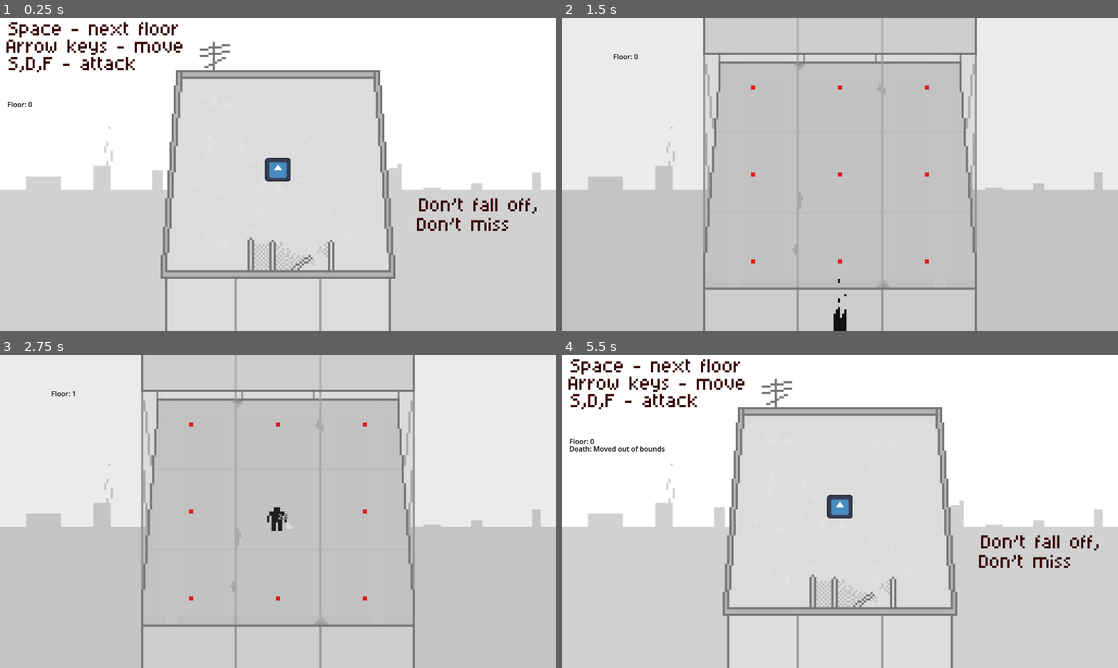
Above: before the commit, frames 1-4 (two rows, left to right).
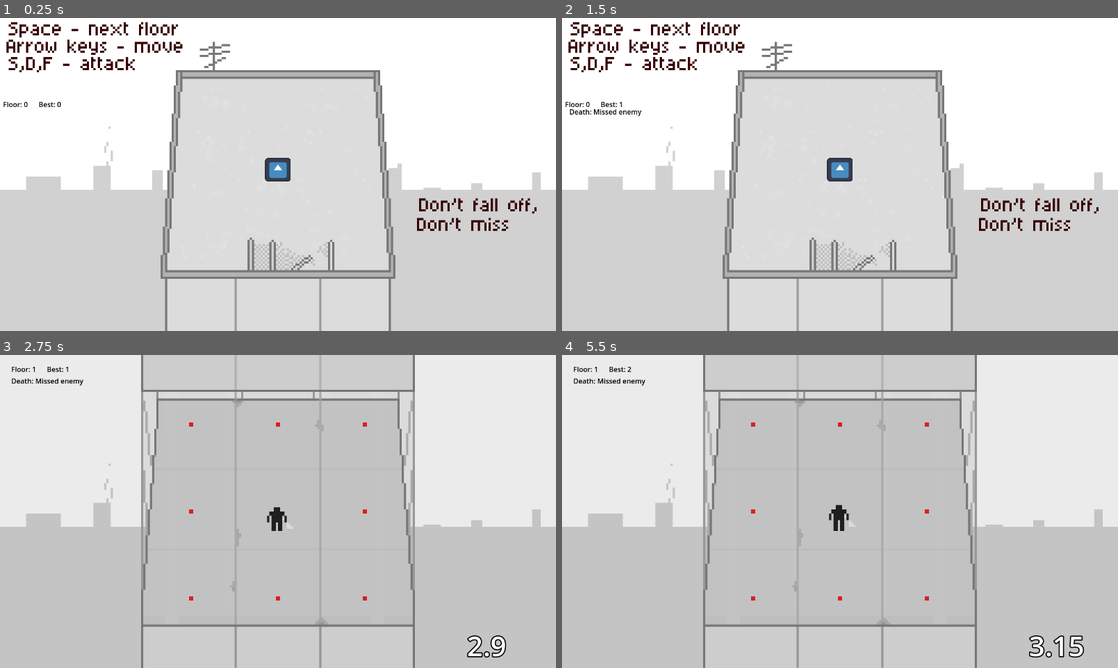
Above: after the commit, the same moments.

Repository: IsvyRed/Hatch
Game: Godot game, scene res://Gameplay Elements/rooftop.tscn
Two runs of this game, one before a commit and one after it. Both use one fixed random seed, a clock stepped at 60 frames per second and the inputs below. The engine's default icon, where the game draws it, is replaced by a stand-in: a white triangle on a blue panel in a dark square.
Inputs:
- Up to frame 1 (0.25 s): no input
- Up to frame 2 (1.5 s): tap Enter at 0.5 s; hold Right (Right) 0.53-1.28 s; tap S (Attack) at 0.6 s; tap D (Attack1) at 0.8, 1.35 s; tap Space (Next Floor) at 1.25 s; hold Down (Down) from 1.28 s (still down)
- Up to frame 3 (2.75 s): tap F (Attack2) at 1.55, 2.1 s; tap Enter at 2 s; release Down (Down) at 2.03 s; hold Right (Right) from 2.03 s (still down); tap Space (Next Floor) at 2.3 s
- Up to frame 4 (5.5 s): release Right (Right) at 2.78 s; hold Up (Up) 2.78-3.53 s; tap Space (Next Floor) at 2.85, 3.5, 5, 5.3 s; tap S (Attack) at 3.05, 3.6 s; hold Left (Left) 3.53-5.03 s; tap D (Attack1) at 3.8, 4.35 s; tap Enter at 4.25 s; tap F (Attack2) at 4.55, 5.1 s; hold Down (Down) from 5.03 s (still down)

The runs differ from the first frame. In frame 1, less than 0.1% of the frame differs, in the area x 0-11%, y 26-29%; in frame 2, 41%; in frame 3, 0.5%; in frame 4, 41%, in the area x 1-97%, y 0-100%.

Commit message:
Custom viewport for main level
Cusotm viewport on level that locks resolution and can be bypassed via scene tree, in case some higher-resolution effect is needed

Still need to apply this to starter rooftop level

also added a high score tracker iguess

Diff:
--- a/Gameplay Elements/main_level.tscn
+++ b/Gameplay Elements/main_level.tscn
@@ -119,8 +119,6 @@
 position = Vector2(-141.37, 0)
 polygon = PackedVector2Array(419.37, 144, 452.37, 666, 499.37, 662, 495.37, 145)
 
-[node name="Camera2D" type="Camera2D" parent="."]
-
 [node name="Player" parent="." instance=ExtResource("1_1wh16")]
 
 [node name="HatchBackgroundBg" type="Sprite2D" parent="."]
@@ -142,10 +140,11 @@
 texture = ExtResource("6_rsaji")
 
 [node name="FloorCounter" parent="." instance=ExtResource("7_rsaji")]
-offset_left = -493.0
-offset_top = -272.0
-offset_right = -493.0
-offset_bottom = -272.0
+visible = false
+offset_left = -493.5
+offset_top = -283.5
+offset_right = -492.5
+offset_bottom = -260.5
 
 [node name="Label" parent="." instance=ExtResource("8_wbf2n")]
 offset_left = -539.0
--- /dev/null
+++ b/Gameplay Elements/main_level_container.tscn
@@ -0,0 +1,61 @@
+[gd_scene load_steps=6 format=3 uid="uid://he3j45lvd230"]
+
+[ext_resource type="PackedScene" uid="uid://c1ieq5spgoubg" path="res://Gameplay Elements/main_level.tscn" id="1_75317"]
+[ext_resource type="PackedScene" uid="uid://chwfq4c53qhjf" path="res://Testing Tools/floor_counter.tscn" id="2_fjdud"]
+[ext_resource type="PackedScene" uid="uid://buptinn0f7qfe" path="res://Testing Tools/label.tscn" id="3_xfokb"]
+[ext_resource type="Script" uid="uid://dk82ni81mdmmu" path="res://Gameplay Elements/visual_timer.gd" id="4_xfokb"]
+
+[sub_resource type="LabelSettings" id="LabelSettings_02urj"]
+font_size = 64
+outline_size = 10
+outline_color = Color(0, 0, 0, 1)
+
+[node name="MainLevelContainer" type="Node2D"]
+
+[node name="CanvasLayer" type="CanvasLayer" parent="."]
+
+[node name="SubViewportContainer" type="SubViewportContainer" parent="CanvasLayer"]
+anchors_preset = 15
+anchor_right = 1.0
+anchor_bottom = 1.0
+grow_horizontal = 2
+grow_vertical = 2
+stretch = true
+stretch_shrink = 5
+
+[node name="SubViewport" type="SubViewport" parent="CanvasLayer/SubViewportContainer"]
+handle_input_locally = false
+snap_2d_transforms_to_pixel = true
+canvas_item_default_texture_filter = 0
+size = Vector2i(256, 144)
+render_target_update_mode = 4
+
+[node name="MainLevel" parent="CanvasLayer/SubViewportContainer/SubViewport" instance=ExtResource("1_75317")]
+
+[node name="Camera2D" type="Camera2D" parent="CanvasLayer/SubViewportContainer/SubViewport"]
+zoom = Vector2(0.2, 0.2)
+
+[node name="FloorCounter" parent="CanvasLayer" instance=ExtResource("2_fjdud")]
+offset_left = 26.0
+offset_top = 21.0
+offset_right = 27.0
+offset_bottom = 44.0
+text = "PLACEHOLDER
+"
+
+[node name="Label" parent="CanvasLayer" instance=ExtResource("3_xfokb")]
+visible = true
+offset_left = 26.0
+offset_top = 48.0
+offset_right = 139.0
+offset_bottom = 71.0
+text = "PLACEHOLDER"
+
+[node name="VisualTimer" type="Label" parent="CanvasLayer"]
+offset_left = 1075.0
+offset_top = 624.0
+offset_right = 1266.0
+offset_bottom = 712.0
+text = "TIMER"
+label_settings = SubResource("LabelSettings_02urj")
+script = ExtResource("4_xfokb")
--- a/Gameplay Elements/player.tscn
+++ b/Gameplay Elements/player.tscn
@@ -126,10 +126,6 @@
 [sub_resource type="RectangleShape2D" id="RectangleShape2D_xxies"]
 size = Vector2(20, 41)
 
-[sub_resource type="LabelSettings" id="LabelSettings_v2t65"]
-outline_size = 3
-outline_color = Color(0, 0, 0, 1)
-
 [node name="Player" type="Area2D"]
 z_index = 2
 z_as_relative = false
@@ -180,11 +176,6 @@
 wait_time = 3.3
 autostart = true
 
-[node name="VisualTimer" type="Label" parent="."]
-offset_right = 40.0
-offset_bottom = 23.0
-label_settings = SubResource("LabelSettings_v2t65")
-
 [node name="ResetTimer" type="Timer" parent="."]
 wait_time = 0.3
 one_shot = true
--- /dev/null
+++ b/Gameplay Elements/visual_timer.gd
@@ -0,0 +1,6 @@
+extends Label
+var timer
+func _ready():
+	timer = Globals.player.get_child(-2)
+func _physics_process(_delta):
+	text = str(snapped(timer.time_left,0.01))
--- a/Scripts/GLOBALS.gd
+++ b/Scripts/GLOBALS.gd
@@ -6,6 +6,8 @@
 
 @warning_ignore("shadowed_global_identifier")
 var floor = 0
+var player
+var best = 0 #High score basically
 var enemiesLeft =  0
 var enemies = [] #Use this reference to upgrade enemies when bus is cornered
 var upgradeUnits = 0 #overwritten by hash, this is a failsafe
@@ -18,7 +20,7 @@
 var debrisList = []
 var validTiles = []
 
-var levels = ["res://Gameplay Elements/rooftop.tscn","res://Gameplay Elements/main_level.tscn"] #MISSING BOTTOM FLOOR ENDING LEVEL
+var levels = ["res://Gameplay Elements/rooftop.tscn","res://Gameplay Elements/main_level_container.tscn"] #MISSING BOTTOM FLOOR ENDING LEVEL
 var curLevel = 0
 
 func clearEnemies():
@@ -47,6 +49,8 @@
 	get_tree().change_scene_to_file(levels[curLevel])
 
 func resetRun():
+	if floor > best:
+		best = floor
 	curLevel = 0
 	floor = 0
 	Globals.clearEnemies()
--- a/Scripts/player.gd
+++ b/Scripts/player.gd
@@ -14,9 +14,11 @@
 var readyToMove = true
 var enemyHit = false
 
+func _ready():
+	Globals.player = self
+
 func _physics_process(_delta):
 	if not dead:
-		$VisualTimer.text = str(snapped($GameOverTimer.time_left,0.01))
 		if Input.is_action_just_pressed("Left") and readyToMove:
 			readyToMove = false
 			$SlideTimer.start()
@@ -123,8 +125,8 @@
 			else:
 				dead = true
 				$ResetTimer.start()
+				Globals.resetRun()
 				Globals.deathMessage("Death: Floor was not clear")
-				Globals.floor = 0
 
 
 
@@ -139,7 +141,7 @@
 	add_sibling(fallingPlayer)
 	print(fallingPlayer.position )
 	visible = false
-	Globals.floor = 0
+	Globals.resetRun()
 	$SlideTimer.stop()
 	readyToMove = true
 
@@ -147,7 +149,7 @@
 	dead = true
 	$ResetTimer.start()
 	Globals.deathMessage("Death: Missed enemy")
-	Globals.floor = 0
+	Globals.resetRun()
 
 
 func touchedEnemy():
@@ -180,8 +182,8 @@
 func _on_game_over_timer_timeout():
 	if not dead:
 		$ResetTimer.start()
-		Globals.floor = 0
 		Globals.deathMessage("Death: Out of time")
+		Globals.resetRun()
 		$GameOverTimer.start()
 		print("Dead (Out of time)")
 	dead = true
--- a/Testing Tools/floor_counter.gd
+++ b/Testing Tools/floor_counter.gd
@@ -1,3 +1,3 @@
 extends Label
 func _process(_delta):
-	text = "Floor: " + str(Globals.floor)
+	text = "Floor: " + str(Globals.floor) + "      Best: " + str(Globals.best)
Not shown: 1 places in Gameplay Elements/player.tscn that only renumber resources
Not shown, added: Gameplay Elements/visual_timer.gd.uid
